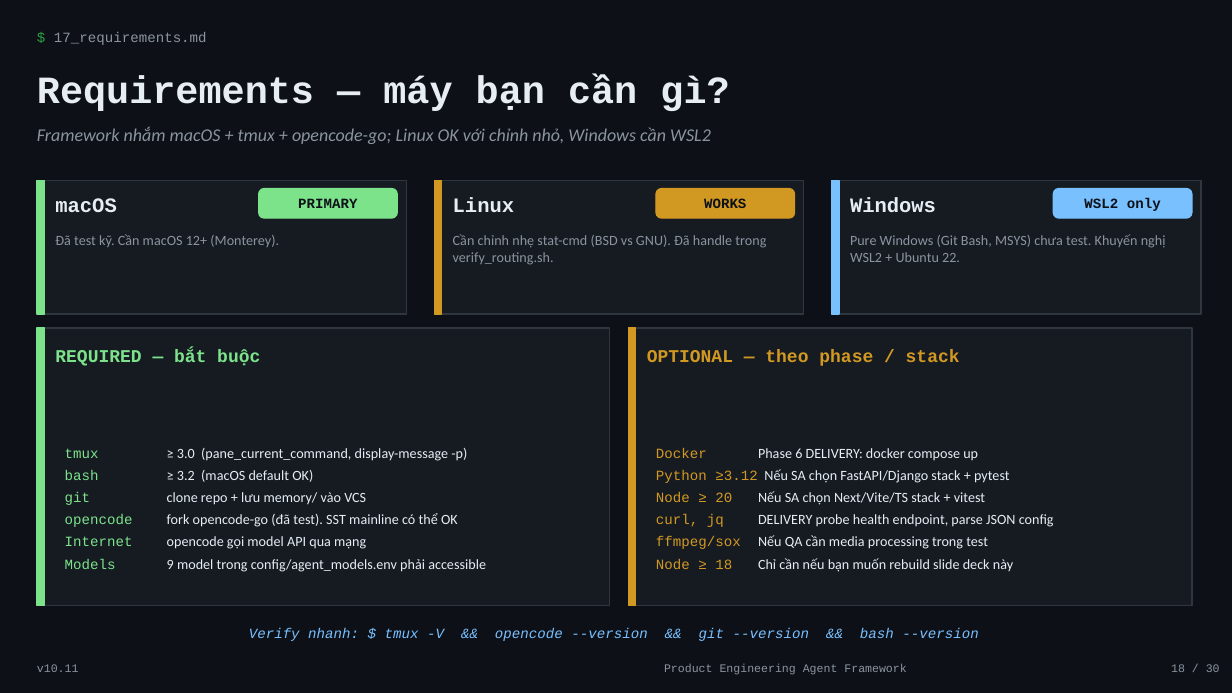
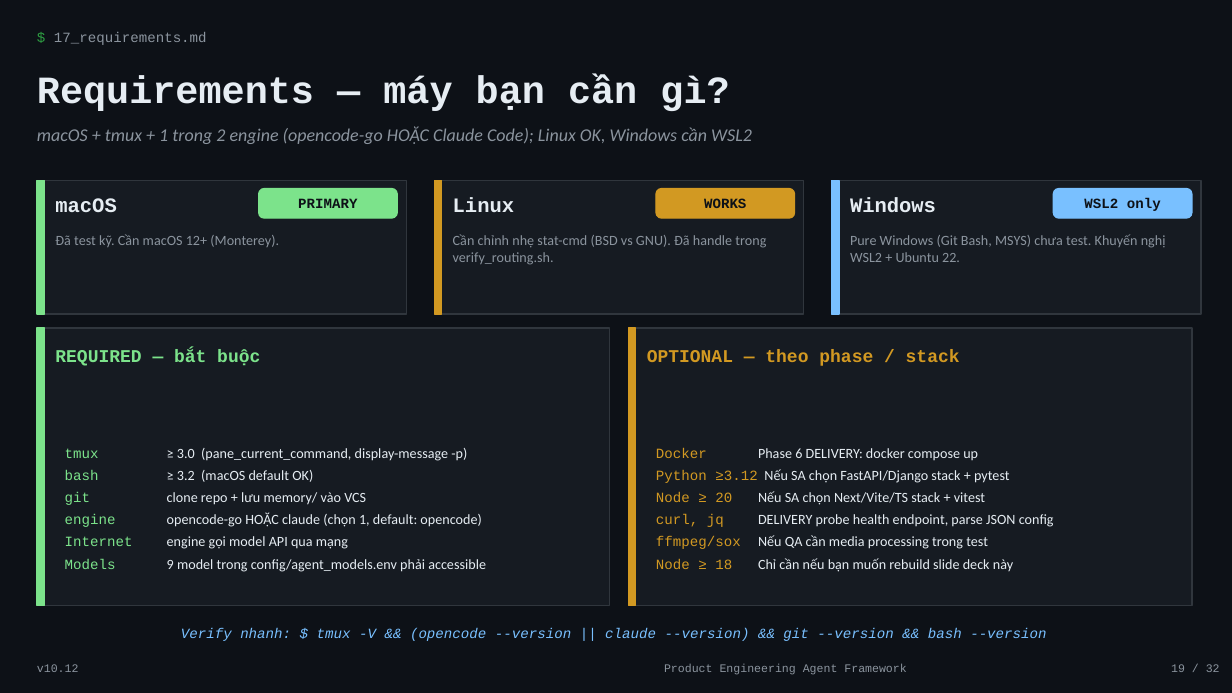
Before and after one commit to minhtuan-labs/learning-vault, a slide deck: slide 19 of frameworks/product-engineering-template/Framework_Introduction.pptx (slide 18 before the commit). Drawn at 1232x693 pixels with LibreOffice and Linux fonts; fonts in the diff are those of the drawing. Boxes give left, top, right and bottom in pixels: in the first picture for what was removed or moved away, otherwise in the second. Text is boxed around its words. In the diff, an @@ line names an element or a change of style, - is before the commit and + after.

Commit message:
Update product-engineering-template to v10.12

```diff
--- a/frameworks/product-engineering-template/Framework_Introduction.pptx
+++ b/frameworks/product-engineering-template/Framework_Introduction.pptx
@@ text at [37,126,752,144]: text changed @@
-Framework nhắm macOS + tmux + opencode-go; Linux OK với chỉnh nhỏ, Windows cần WSL2
+macOS + tmux + 1 trong 2 engine (opencode-go HOẶC Claude Code); Linux OK, Windows cần WSL2
@@ text at [65,512,481,549]: text changed @@
-opencode fork opencode-go (đã test). SST mainline có thể OK
-Internet opencode gọi model API qua mạng
+engine opencode-go HOẶC claude (chọn 1, default: opencode)
+Internet engine gọi model API qua mạng
@@ text at [181,628,1046,641]: text changed @@
-Verify nhanh: $ tmux -V && opencode --version && git --version && bash --version
+Verify nhanh: $ tmux -V && (opencode --version || claude --version) && git --version && bash --version
@@ text at [37,664,79,672]: text changed @@
-v10.11
+v10.12
@@ text at [1171,664,1220,672]: text changed @@
-18 / 30
+19 / 32
```
Also in this commit, not shown: 29 other slides changed, 2 slides added, 27 other files.
